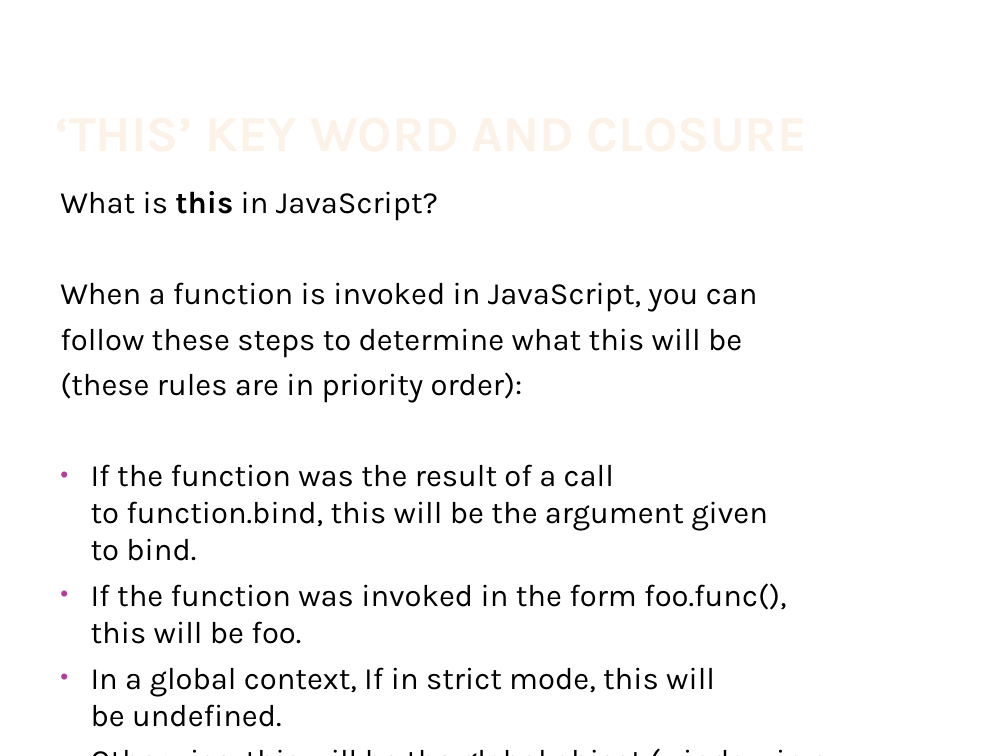
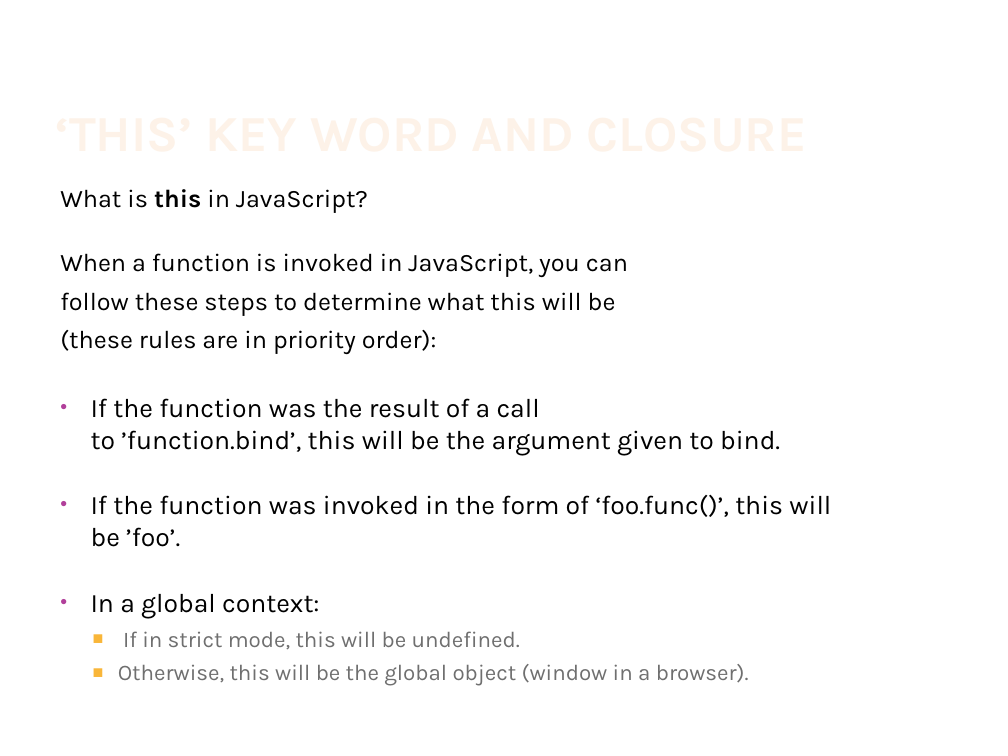
Before and after one commit to IsraelZablianov/TypeScript-Course, a slide deck: slide 21 of Advanced Es6 & TypeScript.pptx. Drawn at 1008x756 pixels with LibreOffice and Linux fonts; fonts in the diff are those of the drawing; background and template pictures are left out. Boxes give left, top, right and bottom in pixels: in the first picture for what was removed or moved away, otherwise in the second. Text is boxed around its words. In the diff, an @@ line names an element or a change of style, - is before the commit and + after.

```diff
--- a/Advanced Es6 & TypeScript.pptx
+++ b/Advanced Es6 & TypeScript.pptx
@@ text at <box>60,189,749,686</box>: size 22.1 to 18 pt in "What is this in JavaScript?", "When a function is invoked in JavaScript, ...", "follow these steps to determine what this ...", "(these rules are in priority order):"; size 22.1 to 16 pt, text colour #000000 to #707070 in "Otherwise, this will be the global object ..."; bullet none to ■; list level 1 to 2 in "Otherwise, this will be the ..." @@
@@ text at <box>91,398,831,649</box>: text changed; size 22.1 to 19 pt @@
-• If the function was the result of a call to function.bind, this will be the argument given to bind.
-• If the function was invoked in the form foo.func(), this will be foo.
-• In a global context, If in strict mode, this will be undefined.
+• If the function was the result of a call to ’function.bind’, this will be the argument given to bind.
+• If the function was invoked in the form of ‘foo.func()’, this will be ’foo’.
+• In a global context:
+  ■ If in strict mode, this will be undefined.
```
Also in this commit, not shown: 4 other slides changed, 3 slides removed.
